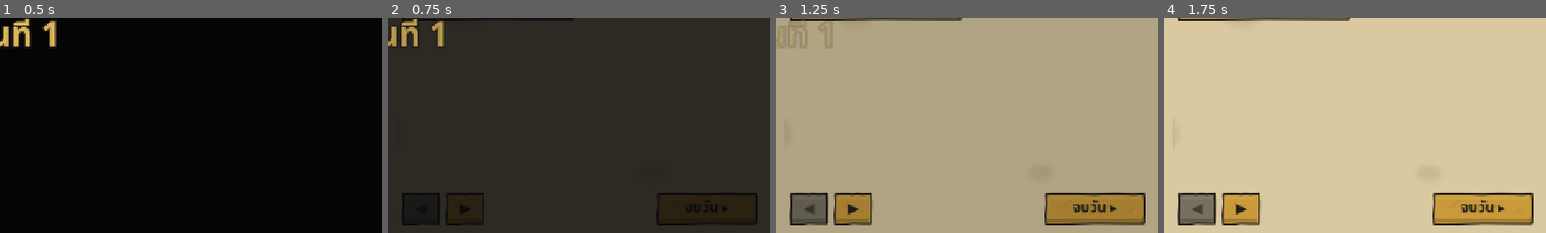
Above: before the commit, frames 1-4 (left to right).
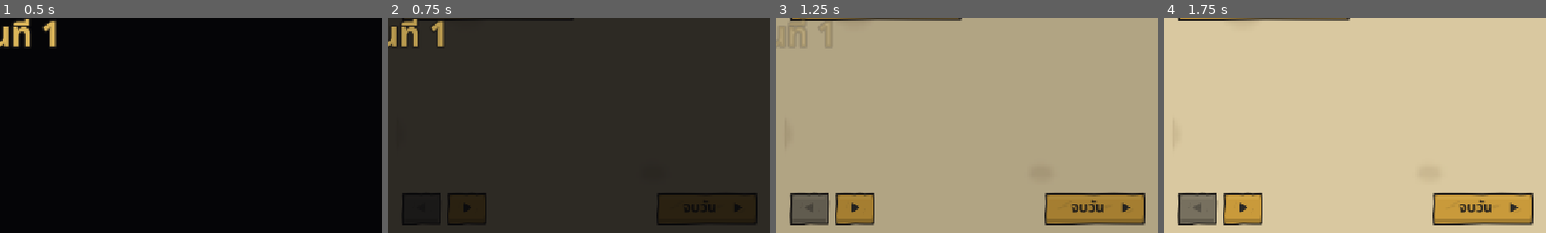
Above: after the commit, the same moments.

Repository: DoraemonGOD/ubon-flood-escape
Game: Godot game, scene res://scenes/part2/survival.tscn
Same seed, same stepped clock (60 frames per second), same inputs: the game is played once before the commit and once after it. This scene is started directly instead of the project's main scene.
Inputs (mouse positions are % of the whole screen's width and height, from its top left):
- Up to frame 1 (0.5 s): no input
- Up to frame 2 (0.75 s): click (58, 90) at 0.5 s
- Up to frame 3 (1.25 s): no input
- Up to frame 4 (1.75 s): click (58, 90) at 1.25 s
The pictures show only the part of the screen within x 48-98%, y 46-96%; the shares and areas given below are measured in that part.

Frame 1 is identical in both runs. In frame 2, 0.3% of the frame differs, in the area x 13-93%, y 81-96%; in frame 3, 0.9%; in frame 4, 1.0%, in the area x 7-93%, y 80-97%.

Commit message:
Web: draw arrow/triangle icons instead of glyphs missing from the bundled fonts
Co-Authored-By: Claude Opus 5.5 <noreply@anthropic.com>

Diff:
--- /dev/null
+++ b/assets/ui/icon_arrow_down.svg
@@ -0,0 +1 @@
+<svg xmlns="http://www.w3.org/2000/svg" width="40" height="40" viewBox="0 0 40 40"><path d="M20 36 L12.2 27.7 L4 20 L14 20 L14 4 L26 4 L26 20 L36 20 L28.2 27.9 Z" fill="#2b2926" stroke="#2b2926" stroke-width="2.5" stroke-linejoin="round" stroke-linecap="round"/></svg>
--- /dev/null
+++ b/assets/ui/icon_arrow_left.svg
@@ -0,0 +1 @@
+<svg xmlns="http://www.w3.org/2000/svg" width="40" height="40" viewBox="0 0 40 40"><path d="M4 20 L12.1 11.8 L20 4 L20 14 L36 14 L36 26 L20 26 L20 36 L12.2 27.8 Z" fill="#2b2926" stroke="#2b2926" stroke-width="2.5" stroke-linejoin="round" stroke-linecap="round"/></svg>
--- /dev/null
+++ b/assets/ui/icon_arrow_right.svg
@@ -0,0 +1 @@
+<svg xmlns="http://www.w3.org/2000/svg" width="40" height="40" viewBox="0 0 40 40"><path d="M36 20 L28 28.3 L20 36 L20 26 L4 26 L4 14 L20 14 L20 4 L27.9 12.2 Z" fill="#2b2926" stroke="#2b2926" stroke-width="2.5" stroke-linejoin="round" stroke-linecap="round"/></svg>
--- /dev/null
+++ b/assets/ui/icon_arrow_up.svg
@@ -0,0 +1 @@
+<svg xmlns="http://www.w3.org/2000/svg" width="40" height="40" viewBox="0 0 40 40"><path d="M20 4 L27.7 12.3 L36 20 L26 20 L26 36 L14 36 L14 20 L4 20 L12.2 12.1 Z" fill="#2b2926" stroke="#2b2926" stroke-width="2.5" stroke-linejoin="round" stroke-linecap="round"/></svg>
--- /dev/null
+++ b/assets/ui/icon_skip.svg
@@ -0,0 +1 @@
+<svg xmlns="http://www.w3.org/2000/svg" width="30" height="20" viewBox="0 0 30 20"><path d="M5 3 L17 10 L5 17 Z" fill="#2b2926" stroke="#2b2926" stroke-width="2" stroke-linejoin="round" stroke-linecap="round"/><path d="M16 3 L28 10 L16 17 Z" fill="#2b2926" stroke="#2b2926" stroke-width="2" stroke-linejoin="round" stroke-linecap="round"/></svg>
--- /dev/null
+++ b/assets/ui/icon_tri_left.svg
@@ -0,0 +1 @@
+<svg xmlns="http://www.w3.org/2000/svg" width="20" height="20" viewBox="0 0 20 20"><path d="M15 3 L3 10 L15 17 Z" fill="#2b2926" stroke="#2b2926" stroke-width="2" stroke-linejoin="round" stroke-linecap="round"/></svg>
--- /dev/null
+++ b/assets/ui/icon_tri_right.svg
@@ -0,0 +1 @@
+<svg xmlns="http://www.w3.org/2000/svg" width="20" height="20" viewBox="0 0 20 20"><path d="M5 3 L17 10 L5 17 Z" fill="#2b2926" stroke="#2b2926" stroke-width="2" stroke-linejoin="round" stroke-linecap="round"/></svg>
--- a/scenes/cutscene/intro_cutscene.tscn
+++ b/scenes/cutscene/intro_cutscene.tscn
@@ -24,6 +24,7 @@
 [ext_resource type="AudioStream" path="res://assets/audio/thunder.wav" id="22_thunder"]
 [ext_resource type="Texture2D" path="res://assets/environments/furniture/plant.svg" id="23_plant"]
 [ext_resource type="Texture2D" path="res://assets/environments/furniture/fan.svg" id="24_fan"]
+[ext_resource type="Texture2D" path="res://assets/ui/icon_skip.svg" id="90_skip"]
 
 [sub_resource type="Gradient" id="Gradient_light"]
 colors = PackedColorArray(1, 1, 1, 1, 1, 1, 1, 0)
@@ -380,7 +381,9 @@
 grow_horizontal = 0
 focus_mode = 0
 theme_override_font_sizes/font_size = 18
-text = "ข้าม ▸▸"
+text = "ข้าม"
+icon = ExtResource("90_skip")
+icon_alignment = 2
 
 [node name="Hint" type="Label" parent="UI"]
 modulate = Color(1, 1, 1, 0.55)
--- a/scenes/part2/voyage.tscn
+++ b/scenes/part2/voyage.tscn
@@ -160,7 +160,7 @@
 layout_mode = 2
 theme_override_colors/font_color = Color(0.13, 0.118, 0.106, 1)
 theme_override_font_sizes/font_size = 38
-text = "↑  W"
+text = "W"
 horizontal_alignment = 1
 
 [node name="QteBar" type="ProgressBar" parent="Hud/QtePrompt/VBox"]
@@ -204,28 +204,28 @@
 custom_minimum_size = Vector2(70, 0)
 layout_mode = 2
 focus_mode = 0
-text = "←"
+text = ""
 
 [node name="ArrowUp" type="Button" parent="Hud/Arrows"]
 unique_name_in_owner = true
 custom_minimum_size = Vector2(70, 0)
 layout_mode = 2
 focus_mode = 0
-text = "↑"
+text = ""
 
 [node name="ArrowDown" type="Button" parent="Hud/Arrows"]
 unique_name_in_owner = true
 custom_minimum_size = Vector2(70, 0)
 layout_mode = 2
 focus_mode = 0
-text = "↓"
+text = ""
 
 [node name="ArrowRight" type="Button" parent="Hud/Arrows"]
 unique_name_in_owner = true
 custom_minimum_size = Vector2(70, 0)
 layout_mode = 2
 focus_mode = 0
-text = "→"
+text = ""
 
 [node name="VoyageResult" type="PanelContainer" parent="Hud"]
 unique_name_in_owner = true
@@ -267,4 +267,4 @@
 unique_name_in_owner = true
 layout_mode = 2
 size_flags_horizontal = 4
-text = "ถึงที่หมาย ▸"
+text = "ถึงที่หมาย"
--- a/scenes/ui/journal/journal.tscn
+++ b/scenes/ui/journal/journal.tscn
@@ -8,6 +8,8 @@
 [ext_resource type="Texture2D" path="res://assets/ui/divider.svg" id="6_divider"]
 [ext_resource type="Texture2D" path="res://assets/items/radio.svg" id="7_radio"]
 [ext_resource type="Script" path="res://scripts/ui/journal/voyage_page.gd" id="8_voyage"]
+[ext_resource type="Texture2D" path="res://assets/ui/icon_tri_left.svg" id="90_tri_left"]
+[ext_resource type="Texture2D" path="res://assets/ui/icon_tri_right.svg" id="91_tri_right"]
 
 [node name="Journal" type="PanelContainer"]
 theme_type_variation = &"PaperPanel"
@@ -246,12 +248,12 @@
 [node name="PrevButton" type="Button" parent="VBox/Footer"]
 unique_name_in_owner = true
 layout_mode = 2
-text = "◀"
+icon = ExtResource("90_tri_left")
 
 [node name="NextButton" type="Button" parent="VBox/Footer"]
 unique_name_in_owner = true
 layout_mode = 2
-text = "▶"
+icon = ExtResource("91_tri_right")
 
 [node name="Spacer" type="Control" parent="VBox/Footer"]
 layout_mode = 2
@@ -261,4 +263,6 @@
 unique_name_in_owner = true
 custom_minimum_size = Vector2(170, 0)
 layout_mode = 2
-text = "จบวัน ▸"
+text = "จบวัน"
+icon = ExtResource("91_tri_right")
+icon_alignment = 2
--- a/scripts/part2/voyage_game.gd
+++ b/scripts/part2/voyage_game.gd
@@ -11,7 +11,13 @@
 signal finished(collected: PackedStringArray, hits: PackedStringArray)
 
 const DIRS := [&"move_up", &"move_down", &"move_left", &"move_right"]
-const DIR_TEXT := {&"move_up": "↑  W", &"move_down": "↓  S", &"move_left": "←  A", &"move_right": "→  D"}
+## Keyboard letter shown under the arrow in the prompt (hidden on phones).
+const DIR_KEY := {&"move_up": "W", &"move_down": "S", &"move_left": "A", &"move_right": "D"}
+## Drawn arrows: the web build's fonts have no arrow glyphs.
+const DIR_ICON := {
+	&"move_up": preload("res://assets/ui/icon_arrow_up.svg"), &"move_down": preload("res://assets/ui/icon_arrow_down.svg"),
+	&"move_left": preload("res://assets/ui/icon_arrow_left.svg"), &"move_right": preload("res://assets/ui/icon_arrow_right.svg"),
+}
 const CATCH_X := 470.0
 const SPAWN_X := 1380.0
 const SPEED := 330.0
@@ -39,6 +45,8 @@
 @onready var boat: Node2D = $Boat
 @onready var floaters: Node2D = $Floaters
 @onready var rain: CPUParticles2D = $Rain
+var _prompt_arrow: TextureRect
+
 @onready var title_label: Label = %VoyageTitle
 @onready var score_label: Label = %VoyageScore
 @onready var prompt: PanelContainer = %QtePrompt
@@ -58,6 +66,19 @@
 	arrive_button.pressed.connect(func() -> void: finished.emit(collected, hits))
 	for i in arrows.size():
 		arrows[i].pressed.connect(press.bind(DIRS[i]))
+		arrows[i].text = ""
+		arrows[i].icon = DIR_ICON[DIRS[i]]
+		arrows[i].icon_alignment = HORIZONTAL_ALIGNMENT_CENTER
+	_prompt_arrow = TextureRect.new()
+	_prompt_arrow.stretch_mode = TextureRect.STRETCH_KEEP_CENTERED
+	_prompt_arrow.custom_minimum_size = Vector2(0, 48)
+	prompt_label.get_parent().add_child(_prompt_arrow)
+	prompt_label.get_parent().move_child(_prompt_arrow, 0)
+	prompt_label.visible = not Platform.is_mobile()
+	if Platform.is_mobile():
+		$Hud/TopPanel/VBox/Hint.text = "แตะปุ่มลูกศรมุมขวาล่างตามป้ายให้ทัน — ได้ของ / หลบสิ่งกีดขวาง"
+	arrive_button.icon = preload("res://assets/ui/icon_tri_right.svg")
+	arrive_button.icon_alignment = HORIZONTAL_ALIGNMENT_RIGHT
 
 
 ## Call right after adding to the tree.
@@ -154,7 +175,8 @@
 	var time_to_boat := (node.position.x - CATCH_X) / SPEED
 	if not _active.prompting and time_to_boat <= window:
 		_active.prompting = true
-		prompt_label.text = DIR_TEXT[_active.dir]
+		prompt_label.text = DIR_KEY[_active.dir]
+		_prompt_arrow.texture = DIR_ICON[_active.dir]
 		prompt.show()
 		if auto_play >= 0.0:
 			var ok := SurvivalState.rng.randf() < auto_play
@@ -225,7 +247,7 @@
 	if not hits.is_empty():
 		lines.append("ชนสิ่งกีดขวาง %d ครั้ง: %s" % [hits.size(), ", ".join(hits)])
 	result_text.text = "\n".join(lines)
-	arrive_button.text = "ถึง%s ▸" % destination.name_th
+	arrive_button.text = "ถึง%s" % destination.name_th
 	result_panel.show()
 	arrive_button.grab_focus()
 	if auto_play >= 0.0:
--- a/scripts/ui/journal/journal.gd
+++ b/scripts/ui/journal/journal.gd
@@ -58,5 +58,5 @@
 			anyone_thirsty = true
 	tabs[1].text = TAB_NAMES[1] + (" •" if anyone_thirsty and SurvivalState.rations.is_empty() else "")
 	tabs[4].text = TAB_NAMES[4] + (" •" if SurvivalState.can_voyage() and SurvivalState.voyage_destination == &"" else "")
-	end_day_button.text = "ออกเรือ ▸" if SurvivalState.voyage_destination != &"" else "จบวัน ▸"
+	end_day_button.text = "ออกเรือ" if SurvivalState.voyage_destination != &"" else "จบวัน"
 	end_day_button.disabled = SurvivalState.is_finished()
Not shown, added: assets/ui/icon_arrow_down.svg.import
Not shown, added: assets/ui/icon_arrow_left.svg.import
Not shown, added: assets/ui/icon_arrow_right.svg.import
Not shown, added: assets/ui/icon_arrow_up.svg.import
Not shown, added: assets/ui/icon_skip.svg.import
Not shown, added: assets/ui/icon_tri_left.svg.import
Not shown, added: assets/ui/icon_tri_right.svg.import
Not shown, changed: docs/index.html
Not shown, changed: docs/index.pck
Not shown, changed: tools/art/generate_art.mjs
